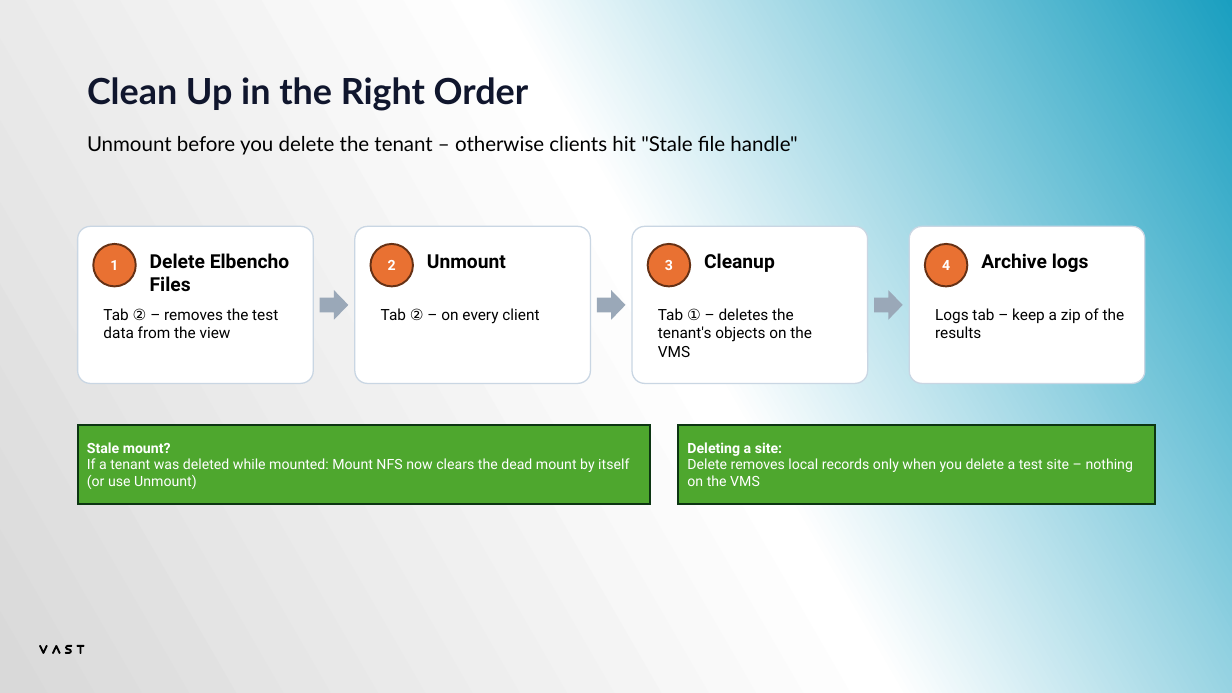
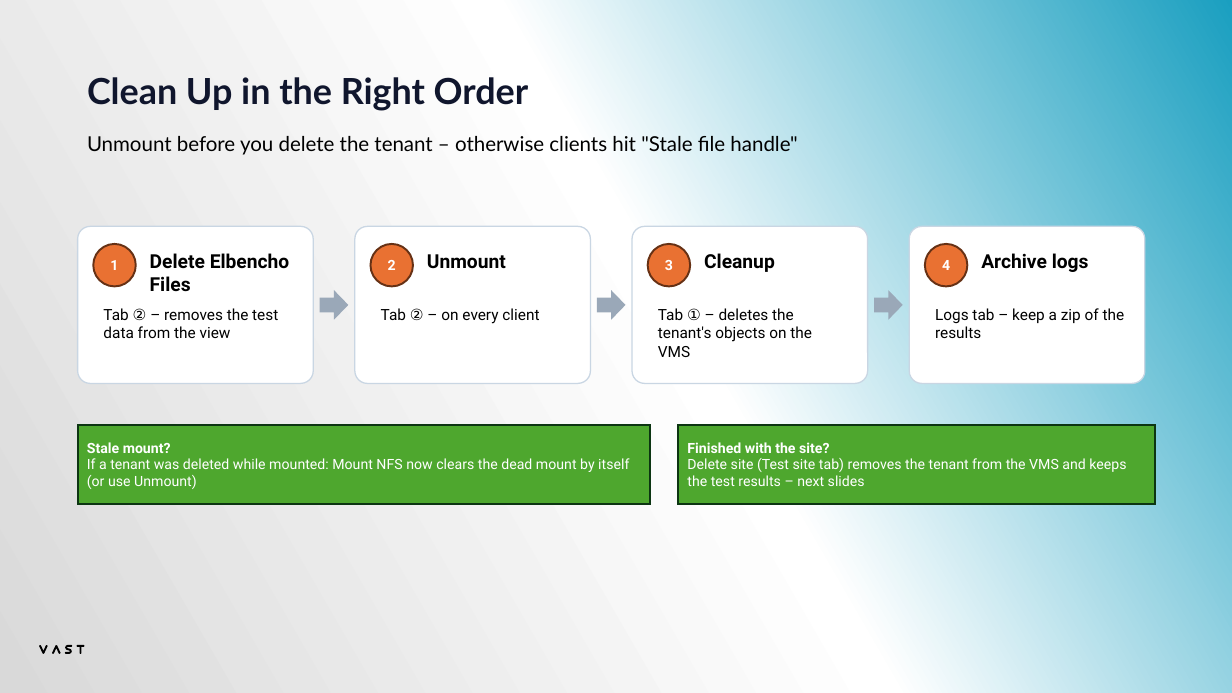
Before and after one commit to alexaung-staryskai/vast-test-automation, a slide deck: slide 30 of VAST Test Bench - Tester Manual.pptx (slide 24 before the commit). Drawn at 1232x693 pixels with LibreOffice and Linux fonts; fonts in the diff are those of the drawing. Boxes give left, top, right and bottom in pixels: in the first picture for what was removed or moved away, otherwise in the second. Text is boxed around its words. In the diff, an @@ line names an element or a change of style, - is before the commit and + after.

```diff
--- a/VAST Test Bench - Tester Manual.pptx
+++ b/VAST Test Bench - Tester Manual.pptx
@@ text in rectangle at bbox=[687, 442, 1126, 486]: text changed @@
-Deleting a site:
-Delete removes local records only when you delete a test site – nothing on the VMS
+Finished with the site?
+Delete site (Test site tab) removes the tenant from the VMS and keeps the test results – next slides
```
Also in this commit, not shown: 7 other slides changed, 10 slides added, 21 other files.
